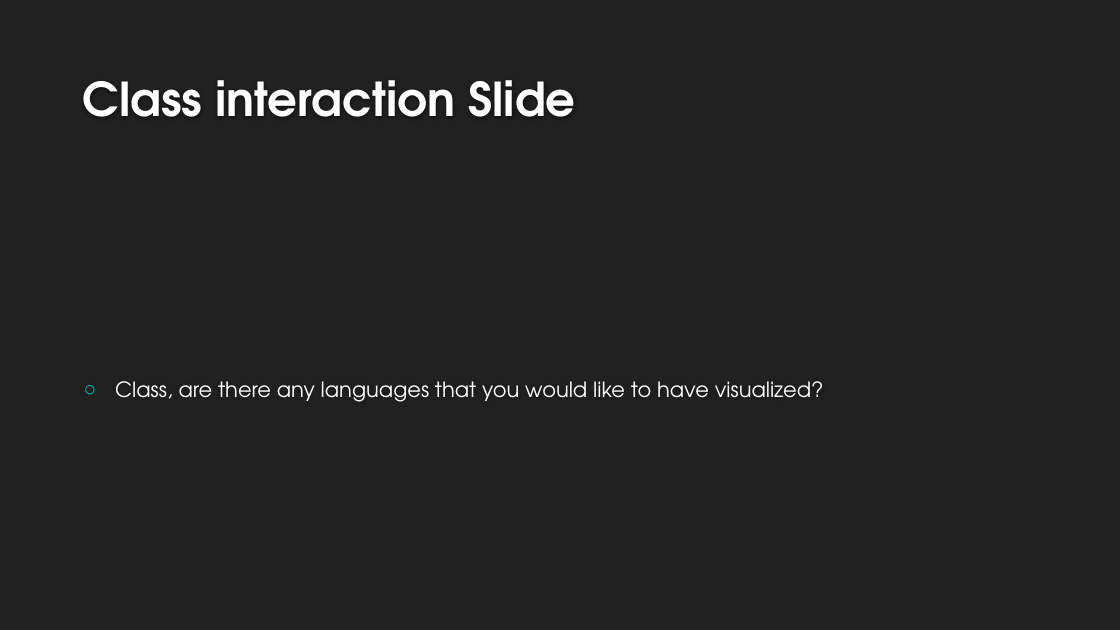
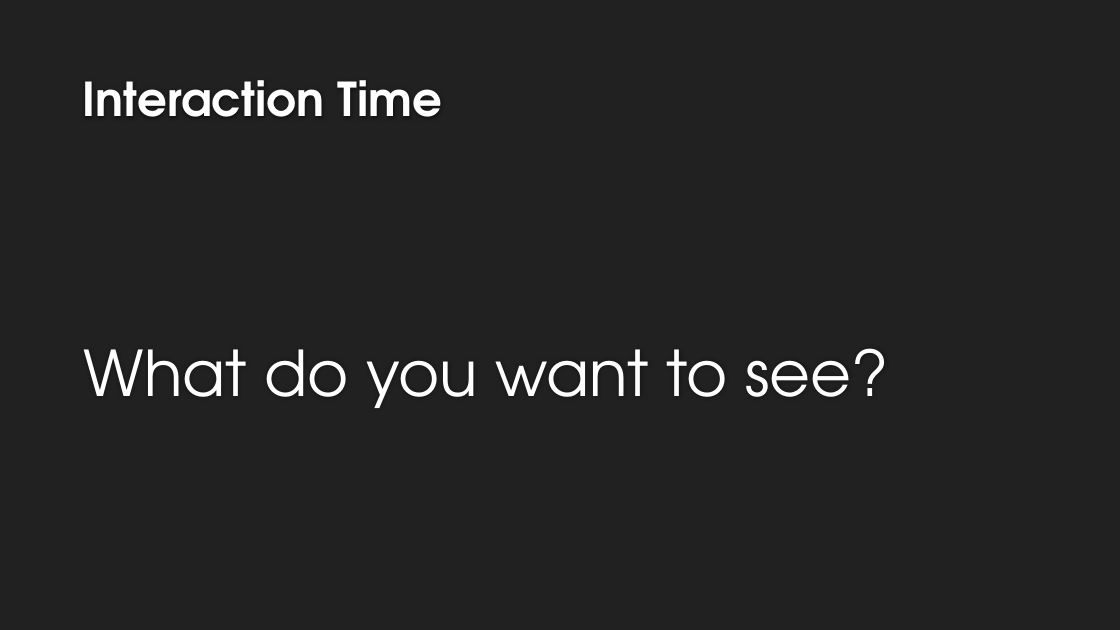
Before and after one commit to becker-c/linguistics-and-geography, a slide deck: slide 15 of Linguistics and Geography Final Presentation.pptx (slide 13 before the commit). Drawn at 1120x630 pixels with LibreOffice and Linux fonts; fonts in the diff are those of the drawing; background and template pictures are left out. Boxes give left, top, right and bottom in pixels: in the first picture for what was removed or moved away, otherwise in the second. Text is boxed around its words. In the diff, an @@ line names an element or a change of style, - is before the commit and + after.

```diff
--- a/Linguistics and Geography Final Presentation.pptx
+++ b/Linguistics and Geography Final Presentation.pptx
@@ title at <box>83,80,442,117</box>: text changed @@
-Class interaction Slide
+Interaction Time
@@ text at <box>84,348,889,408</box>: text changed; size 18 to 54 pt @@
-○ Class, are there any languages that you would like to have visualized?
+What do you want to see?
```
Also in this commit, not shown: 5 other slides changed, 6 slides added, 4 slides removed.
